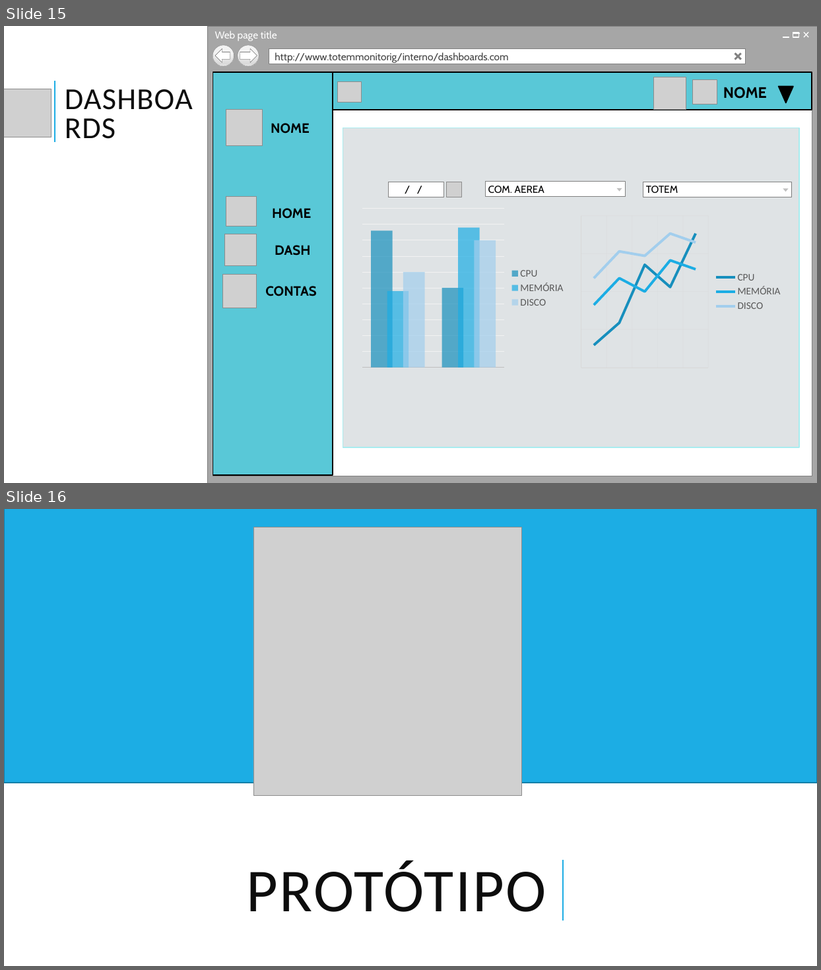
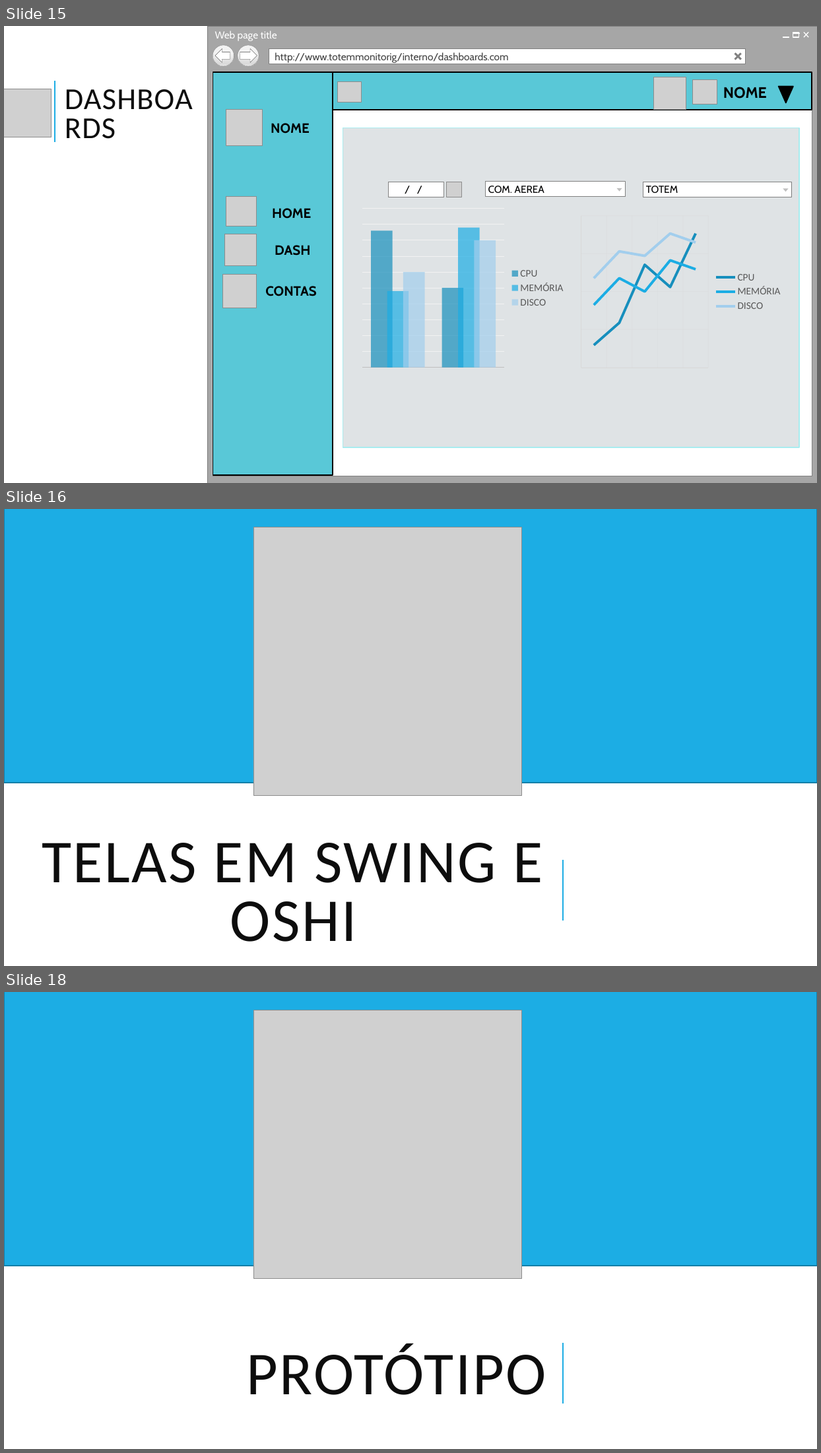
Before and after one commit to viihsales/totem-monitoring, a slide deck: documentacao/powerPoint/totem_MonitoringSprint2.pptx. Shown one above the other, each under a label of ours: slides 15 and 16 before the commit, slides 15, 16 and 18 after it; the slides between them are not shown. The pictures are 821x970 and 821x1453 pixels, drawn with LibreOffice and Linux fonts; fonts in the diff are those of the drawing; grey boxes stand for pictures; background and template pictures are left out. Boxes give left, top, right and bottom in pixels: in the first picture for what was removed or moved away, otherwise in the second. Text is boxed around its words. In the diff, an @@ line names an element or a change of style, - is before the commit and + after.

```diff
--- a/documentacao/powerPoint/totem_MonitoringSprint2.pptx
+++ b/documentacao/powerPoint/totem_MonitoringSprint2.pptx
@@ slide 16 added at bbox=[4, 509, 817, 966], background #FFFFFF; not listed: 1 template element that a slide beside it also shows @@
@@ rectangle added at bbox=[4, 509, 817, 784], fill #1CADE4, outline #1580A9 1.25 pt @@
@@ picture added at bbox=[253, 527, 522, 795] @@
@@ title added at bbox=[42, 843, 543, 942], 72 pt, text #0D0D0D @@
+TELAS EM SWING E OSHI
@@ what was slide 16 is now slide 18 @@
```
Also in this commit, not shown: 1 slide changed, 1 other slide added, 10 other files.
